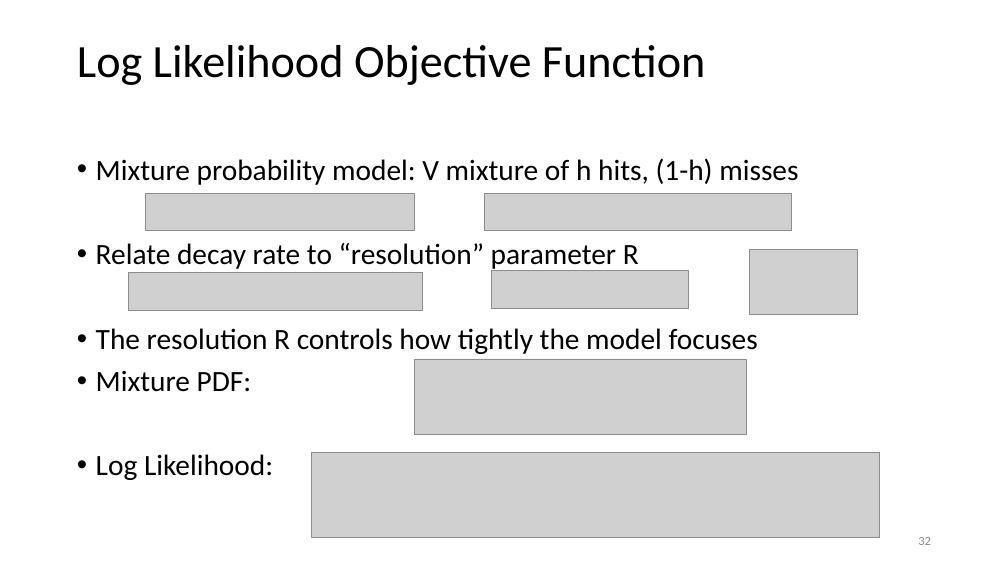
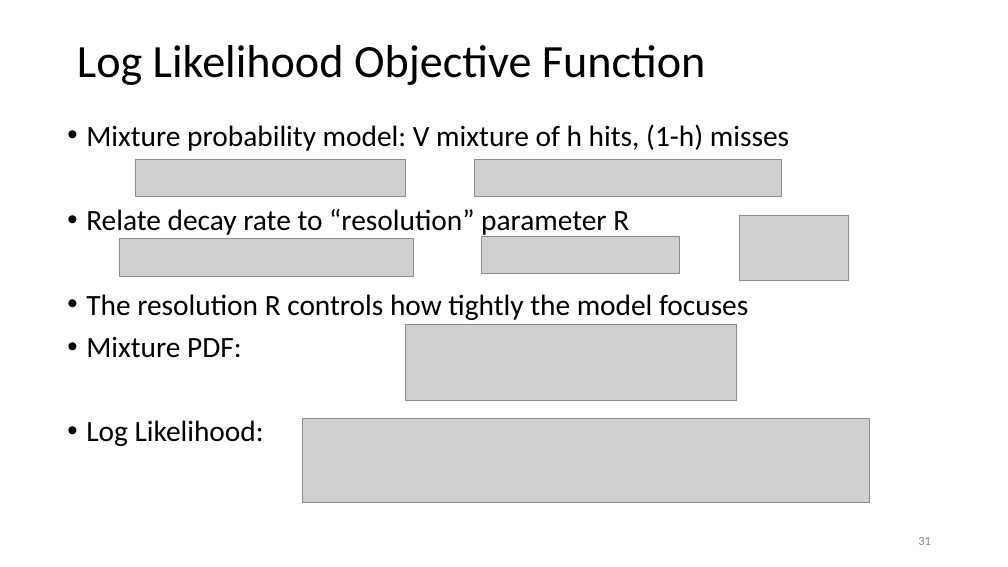
Before and after one commit to memanuel/kepler-sieve, a slide deck: slide 31 of thesis/kepler-sieve-slides.pptx (slide 32 before the commit). Drawn at 1008x567 pixels with LibreOffice and Linux fonts; fonts in the diff are those of the drawing; grey boxes stand for pictures. Boxes give left, top, right and bottom in pixels: in the first picture for what was removed or moved away, otherwise in the second. Text is boxed around its words. In the diff, an @@ line names an element or a change of style, - is before the commit and + after.

```diff
--- a/thesis/kepler-sieve-slides.pptx
+++ b/thesis/kepler-sieve-slides.pptx
@@ 7 pictures, 1 text: place and size @@
-7 pictures, 1 text at box(96, 158, 879, 538)
+7 pictures, 1 text at box(86, 124, 870, 504)
```
Also in this commit, not shown: 20 other slides changed, 1 slide added, 1 other file.
